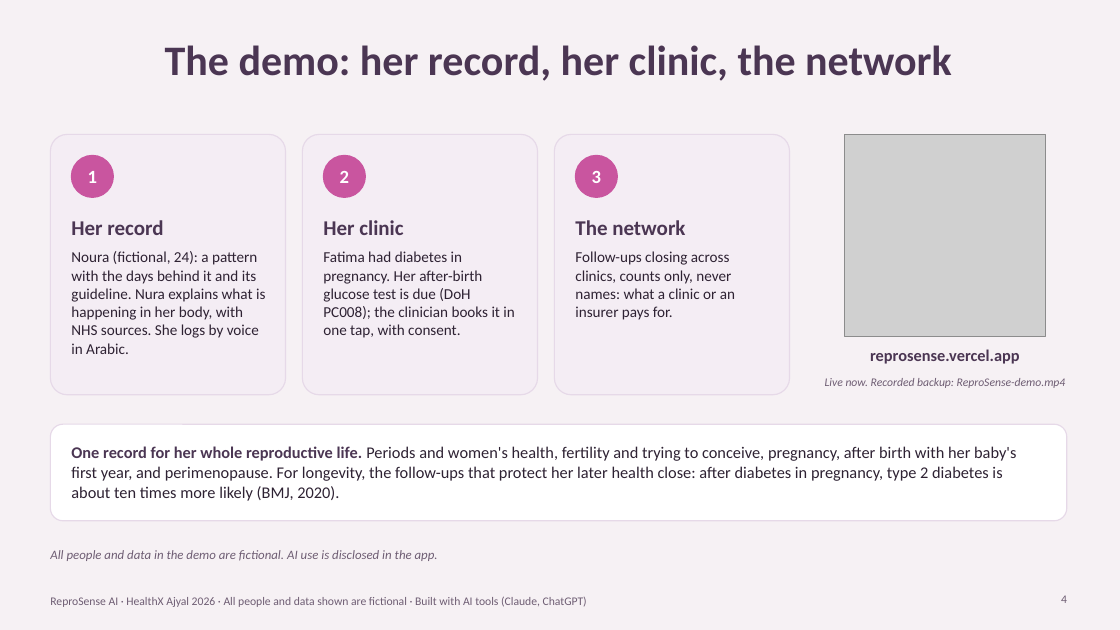
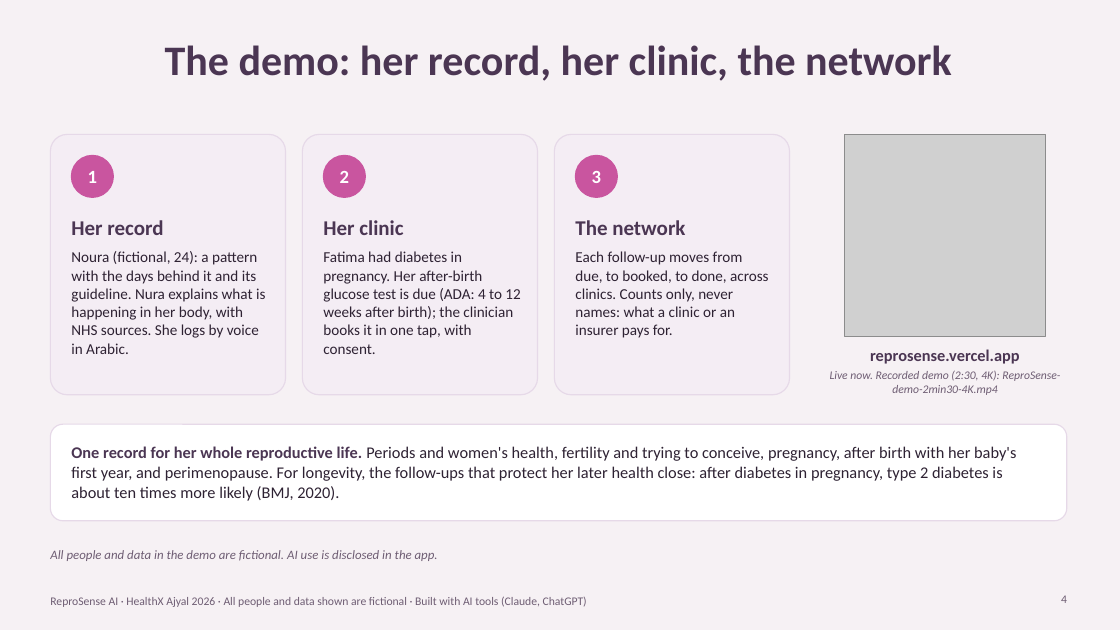
Before and after one commit to krish2105/ReproSense-AI-, a slide deck: slide 4 of pitch/ReproSense-submission.pptx. Drawn at 1120x630 pixels with LibreOffice and Linux fonts; fonts in the diff are those of the drawing; grey boxes stand for pictures. Boxes give left, top, right and bottom in pixels: in the first picture for what was removed or moved away, otherwise in the second. Text is boxed around its words. In the diff, an @@ line names an element or a change of style, - is before the commit and + after.

Commit message:
Deck slide 4: the network card says due, booked, done; the recorded demo is the 2:30 4K video
Matches Atharva's claims correction (#189): follow-ups move from due, to
booked, to done, not 'closing'. The QR caption names the new recording.

```diff
--- a/pitch/ReproSense-submission.pptx
+++ b/pitch/ReproSense-submission.pptx
@@ text at (323,251,520,354): text changed @@
-Fatima had diabetes in pregnancy. Her after-birth glucose test is due (DoH PC008); the clinician books it in one tap, with consent.
+Fatima had diabetes in pregnancy. Her after-birth glucose test is due (ADA: 4 to 12 weeks after birth); the clinician books it in one tap, with consent.
@@ text at (575,251,768,338): text changed @@
-Follow-ups closing across clinics, counts only, never names: what a clinic or an insurer pays for.
+Each follow-up moves from due, to booked, to done, across clinics. Counts only, never names: what a clinic or an insurer pays for.
@@ text at (830,371,1060,395): text changed @@
-Live now. Recorded backup: ReproSense-demo.mp4
+Live now. Recorded demo (2:30, 4K): ReproSense-demo-2min30-4K.mp4
```
Also in this commit, not shown: 1 other slide changed, 2 other files.
